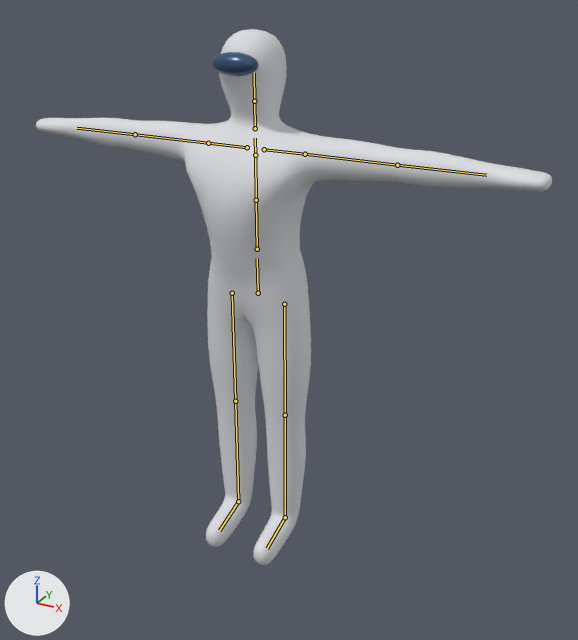
The FBX model Assets/Models/Mannequin/Mannequin.fbx as it was, and as the next commit left it.
Rendered twice from a 50 mm camera at (1.261, -2.083, 1.92) aimed at (0.102, 0.025, 0.866). Every picture has the same lights, and +X, +Y and +Z are marked at lower left. The older version comes first. The bones that change, and the others that lie on the model, are drawn over the model as lines.

The first picture shows 'Body'.
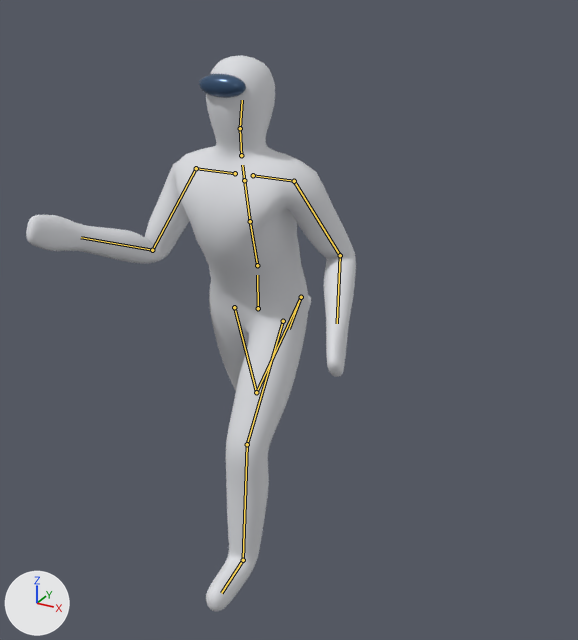
The newer file adds an action. The first version stands in its rest pose; the second is drawn at frame 5 of the action 'Armature|Run'.

What differs and where, as boxes [x1, y1, x2, y2] in the pictures (578 x 640 px):
'Body', posed (36% narrower)
    before: [36, 29, 552, 565]
    after: [26, 56, 356, 611]
bone 'Hips', root to tip
    before: (258, 293) to (257, 258)
    after: (258, 308) to (257, 275)
bone 'Spine', root to tip
    before: (257, 249) to (256, 200)
    after: (257, 265) to (250, 221)
bone 'Chest', root to tip
    before: (256, 200) to (255, 155)
    after: (250, 221) to (244, 180)
bone 'Neck', root to tip
    before: (255, 128) to (254, 101)
    after: (241, 155) to (240, 128)
bone 'Head', root to tip
    before: (254, 101) to (254, 73)
    after: (240, 128) to (242, 100)
bone 'LeftShoulder', root to tip
    before: (264, 149) to (305, 154)
    after: (253, 175) to (294, 181)
bone 'LeftUpperArm', root to tip
    before: (305, 154) to (397, 165)
    after: (294, 181) to (340, 255)
bone 'LeftLowerArm', root to tip
    before: (397, 165) to (486, 175)
    after: (340, 255) to (337, 323)
bone 'RightShoulder', root to tip
    before: (247, 147) to (208, 143)
    after: (235, 173) to (196, 168)
bone 'RightUpperArm', root to tip
    before: (208, 143) to (135, 134)
    after: (196, 168) to (152, 250)
bone 'RightLowerArm', root to tip
    before: (135, 134) to (77, 128)
    after: (152, 250) to (81, 237)
bone 'LeftUpperLeg', root to tip
    before: (284, 304) to (285, 415)
    after: (283, 321) to (247, 444)
bone 'LeftLowerLeg', root to tip
    before: (285, 415) to (285, 517)
    after: (247, 444) to (243, 560)
bone 'RightUpperLeg', root to tip
    before: (232, 293) to (235, 401)
    after: (234, 307) to (256, 392)
bone 'RightLowerLeg', root to tip
    before: (235, 401) to (238, 501)
    after: (256, 392) to (301, 297)
bone 'RightFoot', root to tip
    before: (238, 501) to (219, 530)
    after: (301, 297) to (289, 329)

What the commit changed:
Bone 'Hips' (bone_hips) moves from (0.0, 0.0, 0.0) to (0.0, -0.056, 0.0).
Bone 'Hips' (bone_hips) turns from (0, 0, 0) to (0, -6, 0) degrees about its own x, y and z.
Bone 'Spine' (bone_spine) turns from (0, 0, 0) to (13, 3, 0) degrees about its own x, y and z.
Bone 'Chest' (bone_chest) turns from (0, 0, 0) to (0, 8, -2) degrees about its own x, y and z.
Bone 'Neck' (bone_neck) turns from (0, 0, 0) to (-11, -3, 1) degrees about its own x, y and z.
Bone 'Head' (bone_head) turns from (0, 0, 0) to (-11, -3, 0) degrees about its own x, y and z.
Bone 'LeftShoulder' (bone_leftshoulder) turns from (0, 0, 0) to (1, -13, -6) degrees about its own x, y and z.
Bone 'LeftUpperArm' (bone_leftupperarm) turns from (0, 0, 0) to (-70, 25, 0) degrees about its own x, y and z.
Bone 'LeftLowerArm' (bone_leftlowerarm) turns from (0, 0, 0) to (16, -20, -79) degrees about its own x, y and z.
Bone 'RightShoulder' (bone_rightshoulder) turns from (0, 0, 0) to (-1, 13, -6) degrees about its own x, y and z.
Bone 'RightUpperArm' (bone_rightupperarm) turns from (0, 0, 0) to (-70, 25, 0) degrees about its own x, y and z.
Bone 'RightLowerArm' (bone_rightlowerarm) turns from (0, 0, 0) to (19, 20, 87) degrees about its own x, y and z.
Bone 'LeftUpperLeg' (bone_leftupperleg) turns from (0, 0, 0) to (35, -6, 0) degrees about its own x, y and z.
Bone 'LeftLowerLeg' (bone_leftlowerleg) turns from (0, 0, 0) to (-29, 0, 0) degrees about its own x, y and z.
Bone 'RightUpperLeg' (bone_rightupperleg) turns from (0, 0, 0) to (-19, -6, 0) degrees about its own x, y and z.
Bone 'RightLowerLeg' (bone_rightlowerleg) turns from (0, 0, 0) to (-108, 0, 0) degrees about its own x, y and z.
Bone 'RightFoot' (bone_rightfoot) turns from (0, 0, 0) to (100, 0, 0) degrees about its own x, y and z.
